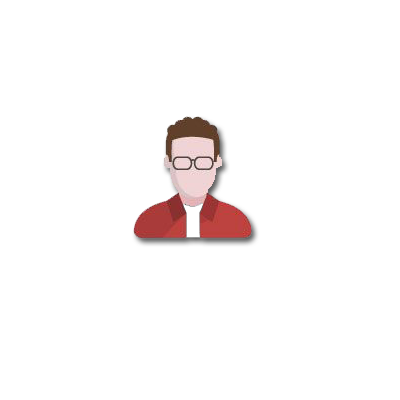
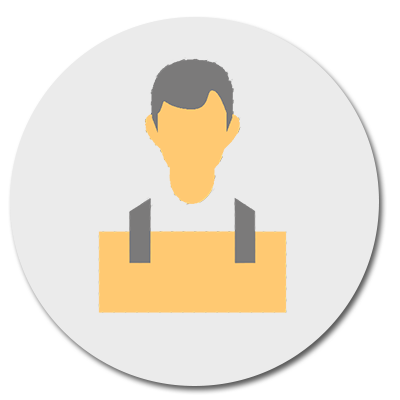
Comparing the layer stacks of the two 400px x 400px images. Changes:
removed layer "Layer 2" from group "Group 1" over box(133, 116, 252, 239)
showed "unemployed_idle_workless_unoccupied-512" over box(98, 57, 287, 313)
showed "Ellipse 1" over box(10, 17, 379, 386)
